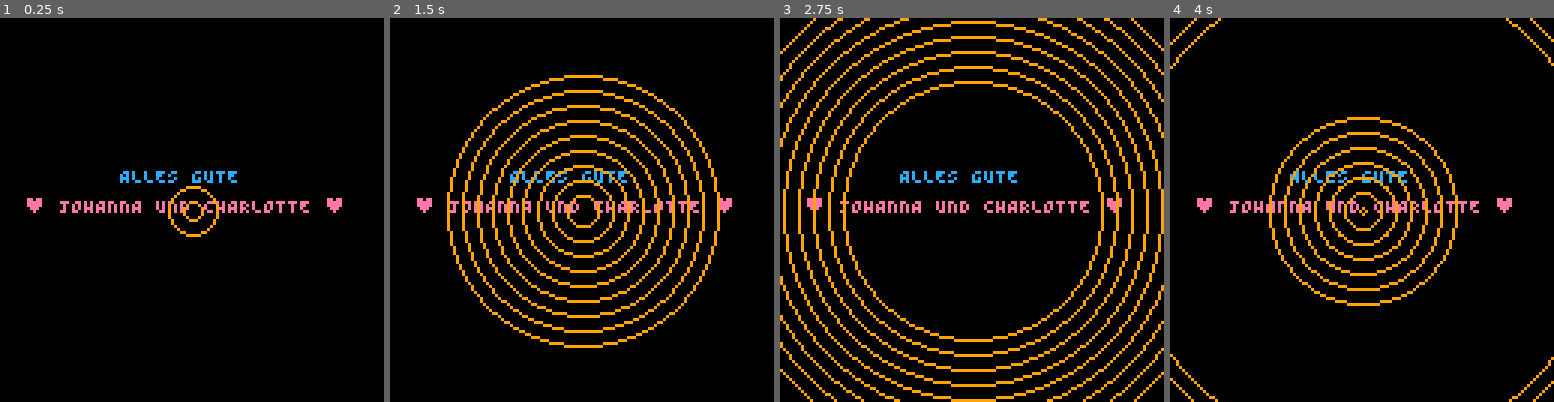
Above: before the commit, frames 1-4 (left to right).
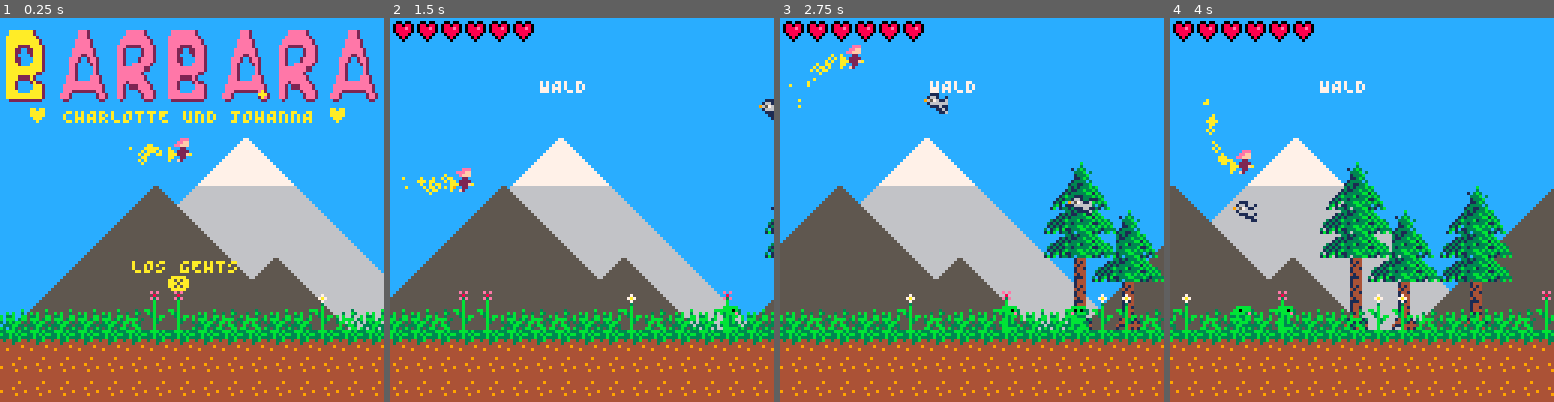
Above: after the commit, the same moments.

Repository: theGEBIRGE/BARBARA
Game: PICO-8 cartridge barbara.p8
Two runs of this game, one before a commit and one after it. Both use one fixed random seed, a clock stepped at 60 frames per second and the inputs below.
Inputs:
- Up to frame 1 (0.25 s): no input
- Up to frame 2 (1.5 s): tap X (X key) at 0.33, 1.07 s
- Up to frame 3 (2.75 s): tap X (X key) at 1.85 s; hold Up 2.15-2.42 s
- Up to frame 4 (4 s): tap X (X key) at 2.97 s; hold Down 3.63-3.97 s

The runs differ from the first frame. In frame 1, 100% of the frame differs, in the area x 0-100%, y 0-100%; in frame 2, 99%; in frame 3, 99%; in frame 4, 99%.

Commit message:
Remove unnecessary cave enemies

Diff:
--- a/barbara.p8
+++ b/barbara.p8
@@ -7,7 +7,7 @@
 function _init()
   init_globals()
   init_objects()
-  change_scene("CREDITS")
+  change_scene("START")
 end
 
 function init_globals()
@@ -775,24 +775,12 @@
     [40] = {bat(10, 0.75)},
     [50] = {bat(33, 1.50)},
     [58] = {bat(13, 0.75)},
-    [65] = {bat(66, 0.5)},
-    [71] = {bat(16, 0.75)},
-    [77] = {bat(59, 0.75)},
     [95] = {bat(55, 0.75)},
-    [100] = {bat(29, 1.75),
-    [108] = {bat(42, 0.6)},
     [112] = {bat(12, 0.75)},
     [120] = {bat(55, 2.75)},
     [124] = {bat(20, 1.75)},
-    [132] = {bat(60, 1.5)}},
-    [144] = {bat(20, 1.75)},
     [155] = {bat(18, 1.0)},
-    [162] = {bat(33, 1.25)},
-    [165] = {bat(40, 1.75)},
     [177] = {bat(64, 1.0)},
-    [185] = {bat(15, 1.5)},
-    [188] = {bat(35, 1.8)},
-    [192] = {bat(20, 1.0)},
     [200] = {bat(13, 0.75)},
   }
 end
